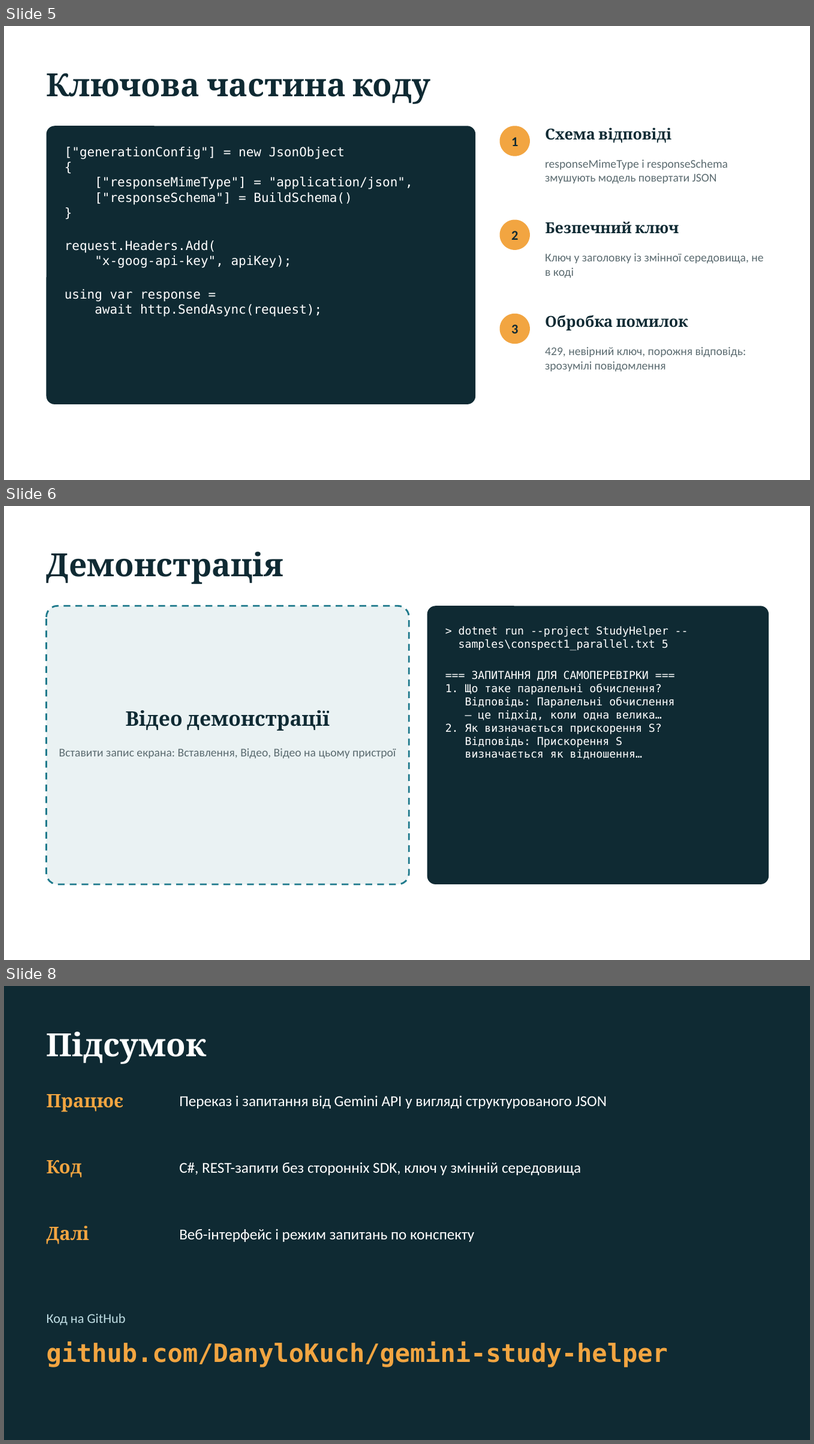
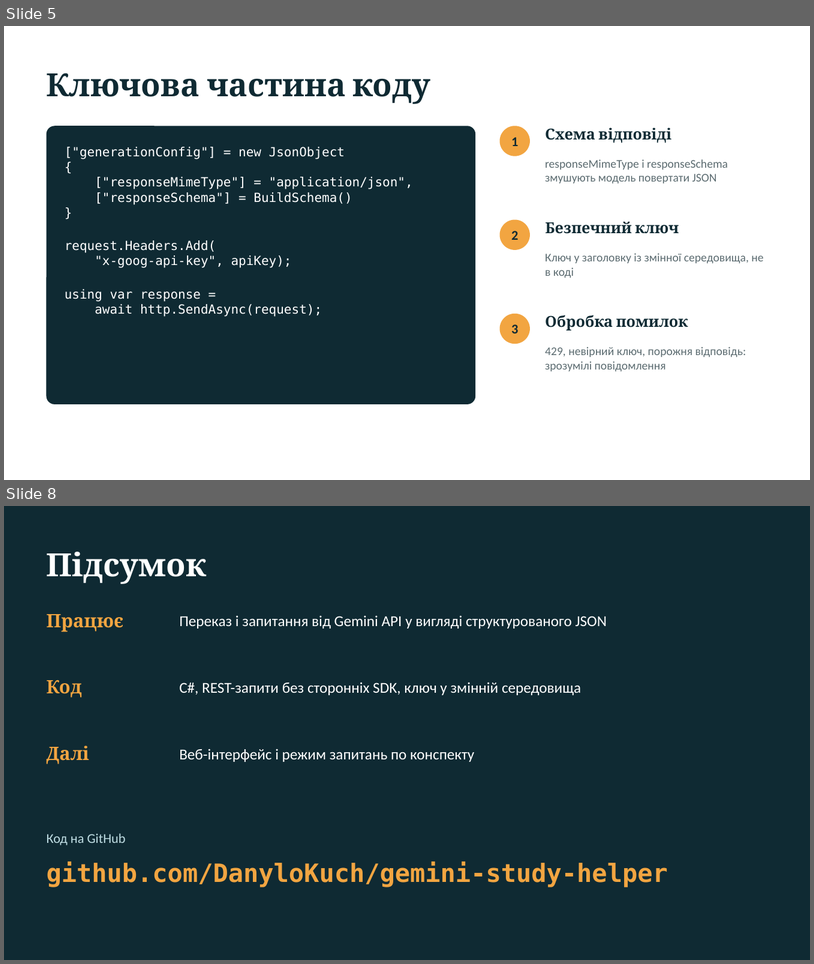
Before and after one commit to DanyloKuch/gemini-study-helper, a slide deck: presentation/Lab2_presentation.pptx. Shown one above the other, each under a label of ours: slides 5, 6 and 8 before the commit, slides 5 and 8 after it; the slides between them are not shown. The pictures are 814x1444 and 814x964 pixels, drawn with LibreOffice and Linux fonts; fonts in the diff are those of the drawing. Boxes give left, top, right and bottom in pixels: in the first picture for what was removed or moved away, otherwise in the second. Text is boxed around its words. In the diff, an @@ line names an element or a change of style, - is before the commit and + after.

```diff
--- a/presentation/Lab2_presentation.pptx
+++ b/presentation/Lab2_presentation.pptx
@@ slide 6 removed at [4,506,810,960], background #FFFFFF @@
@@ text removed at [47,552,284,584] @@
-Демонстрація
@@ rounded rectangle removed at [47,606,410,884] @@
@@ rounded rectangle removed at [428,606,769,884] @@
@@ text removed at [446,626,675,759] @@
-> dotnet run --project StudyHelper --
-samples\conspect1_parallel.txt 5
-=== ЗАПИТАННЯ ДЛЯ САМОПЕРЕВІРКИ ===
-1. Що таке паралельні обчислення?
-Відповідь: Паралельні обчислення
-— це підхід, коли одна велика…
-2. Як визначається прискорення S?
-Відповідь: Прискорення S
-визначається як відношення…
@@ text removed at [126,710,330,730] @@
-Відео демонстрації
@@ text removed at [59,748,396,758] @@
-Вставити запис екрана: Вставлення, Відео, Відео на цьому пристрої
```
Also in this commit, not shown: 1 slide changed, 1 slide added, 6 other files.
